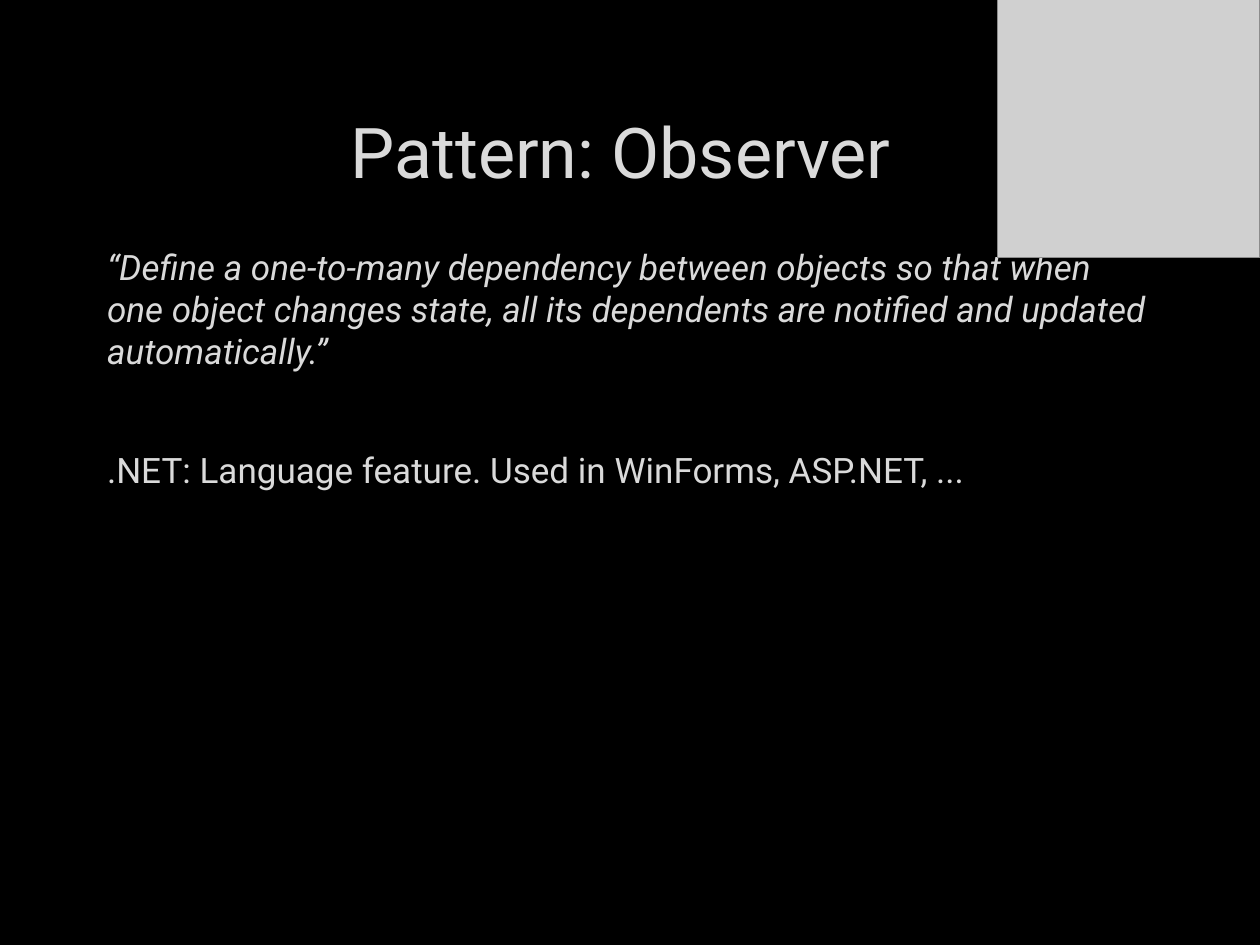
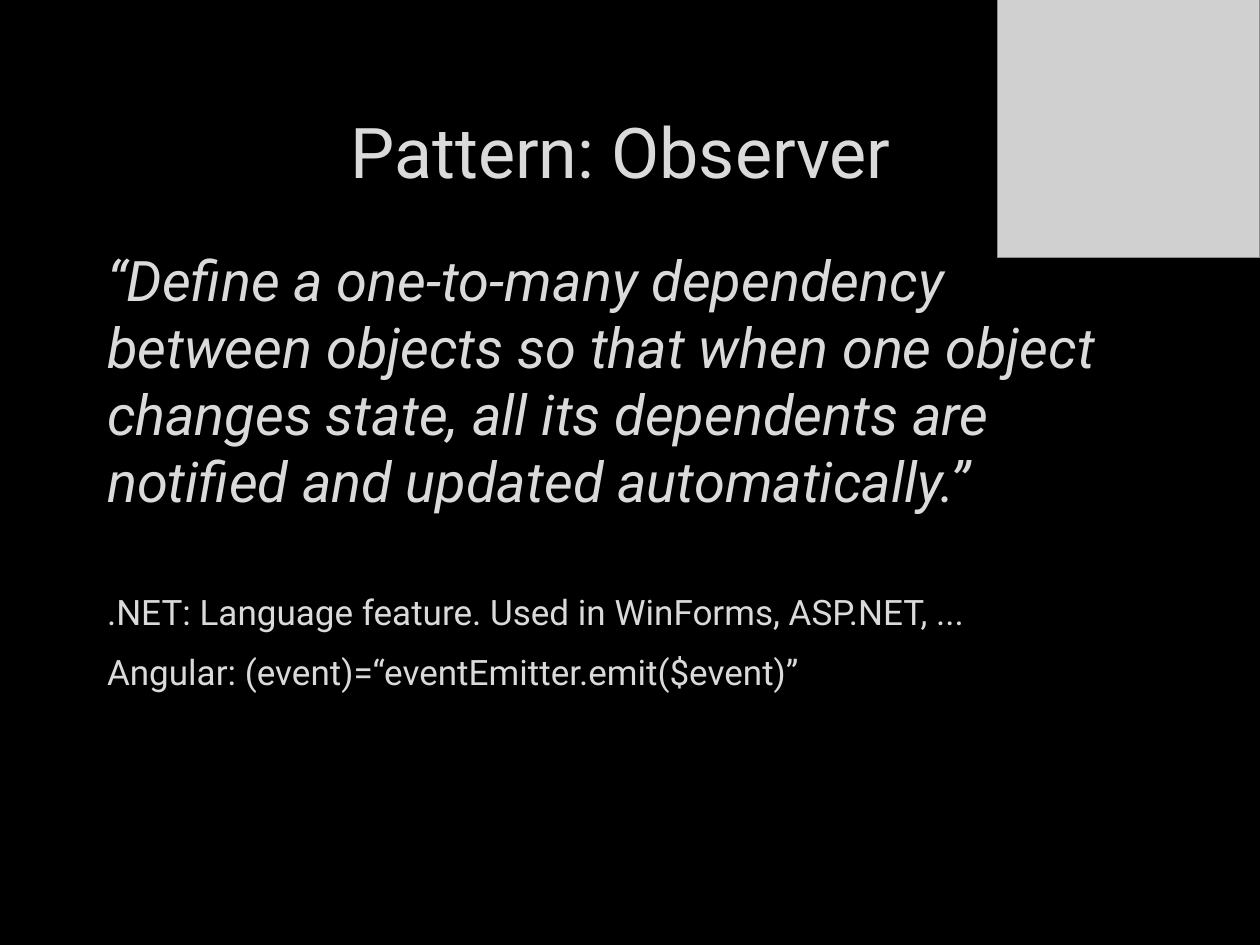
Before and after one commit to itenium-be/Talk-DesignPatterns, a slide deck: slide 21 of patterns.pptx. Drawn at 1260x945 pixels with LibreOffice and Linux fonts; fonts in the diff are those of the drawing; grey boxes stand for pictures; background and template pictures are left out. Boxes give left, top, right and bottom in pixels: in the first picture for what was removed or moved away, otherwise in the second. Text is boxed around its words. In the diff, an @@ line names an element or a change of style, - is before the commit and + after.

```diff
--- a/patterns.pptx
+++ b/patterns.pptx
@@ text at bbox=[107, 258, 1095, 514]: size 20 to 32 pt in "“Define a one-to-many dependency between objects so ..."; more space between paragraphs @@
@@ text at bbox=[107, 656, 799, 693]: paragraph added @@
+Angular: (event)=“eventEmitter.emit($event)”
```
Also in this commit, not shown: 20 other slides changed.
